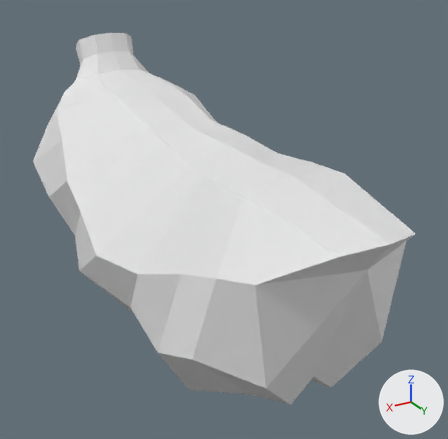
The Blender file Assets/BlenderModels/SuffolkBody.blend, before and after one commit.
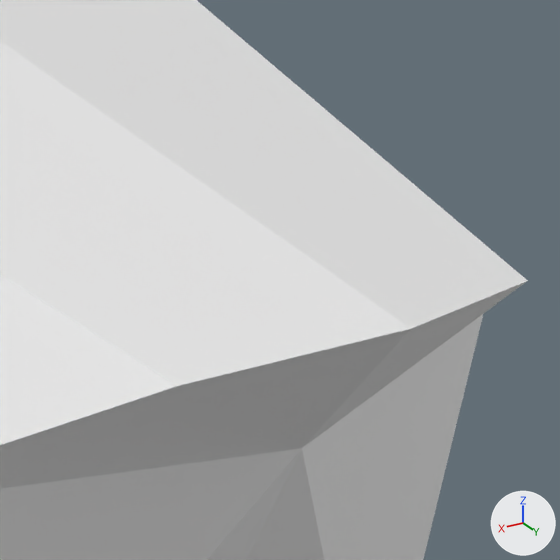
Old and new are each drawn whole from a 50 mm camera at (3.39, 6.4, 4.72) aimed at (-0.3, 0.24, 1.65) and again close up on the part from 67% to 94% of the width and 39% to 67% of the height. Lighting does not change. The marker at lower right points along +X, +Y and +Z. The last two pictures show the newer version. The same objects are shown in both versions, whatever each file hides.

The older version as bpy lines, for what is in view:
```python
me_sphere_001 = bpy.data.meshes.new('Sphere.001')
me_sphere_001.from_pydata(...)  # 131 vertices, 130 faces; spans x -1.46..1.46, y -3.33..3.29, z -0.03..3.66
ob_suffolkbody = bpy.data.objects.new('suffolkBody', me_sphere_001)
ob_suffolkbody.location = (0.0, 0.0, 0.0)
```
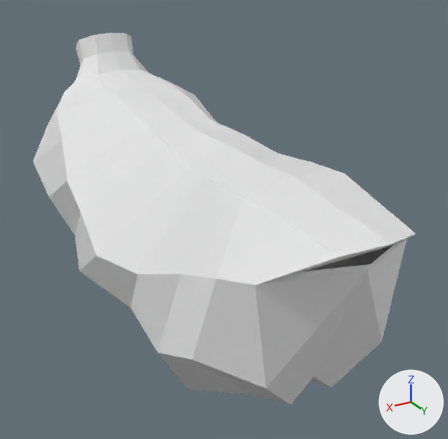
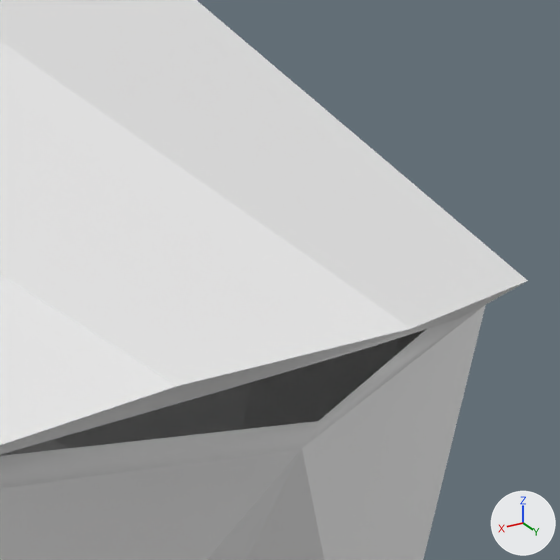
Changed parts and their boxes [x1, y1, x2, y2] in the close-ups (560 x 560 px):
```json
{"object": "suffolkBody", "change": "reshaped, modifiers changed", "before": [0, 0, 528, 560], "after": [0, 0, 528, 560]}
{"part": 1, "of": "me_sphere_001", "change": "cut back", "before": [0, 0, 528, 560], "after": [0, 281, 527, 489]}
```

The change, as JSON lines over the scene's bpy script:
```json
{"block": "me_sphere_001", "where": "# used by ob_suffolkbody; location = (0.0, 0.0, 0.0)"}
{"op": "remove", "block": "me_sphere_001", "code": "me_sphere_001.from_pydata(...)  # 131 vertices, 130 faces; spans x -1.46..1.46, y -3.33..3.29, z -0.03..3.66"}
{"op": "add", "block": "me_sphere_001", "code": "me_sphere_001.from_pydata(...)  # 83 vertices, 67 faces; spans x 0.0..1.46, y -3.33..3.29, z -0.03..3.66"}
{"block": "me_sphere_001", "change": "me_sphere_001 part 1"}
{"block": "me_sphere_001", "change": "52 vertices are removed from x -1.46..-0.23, y -3.17..3.18, z 0.14..3.64"}
{"block": "me_sphere_001", "change": "66 faces are deleted"}
{"block": "me_sphere_001", "change": "4 vertices are added at (0.28, 3.14, 2.51), (0.53, 2.86, 2.33), (0.0, 3.21, 2.56), (0.0, 3.1, 2.36)"}
{"block": "me_sphere_001", "change": "3 new faces join them"}
{"op": "add", "block": "ob_suffolkbody", "code": "_m = ob_suffolkbody.modifiers.new('Mirror', 'MIRROR')"}
{"op": "add", "block": "ob_suffolkbody", "code": "_m.use_clip = True"}
```
